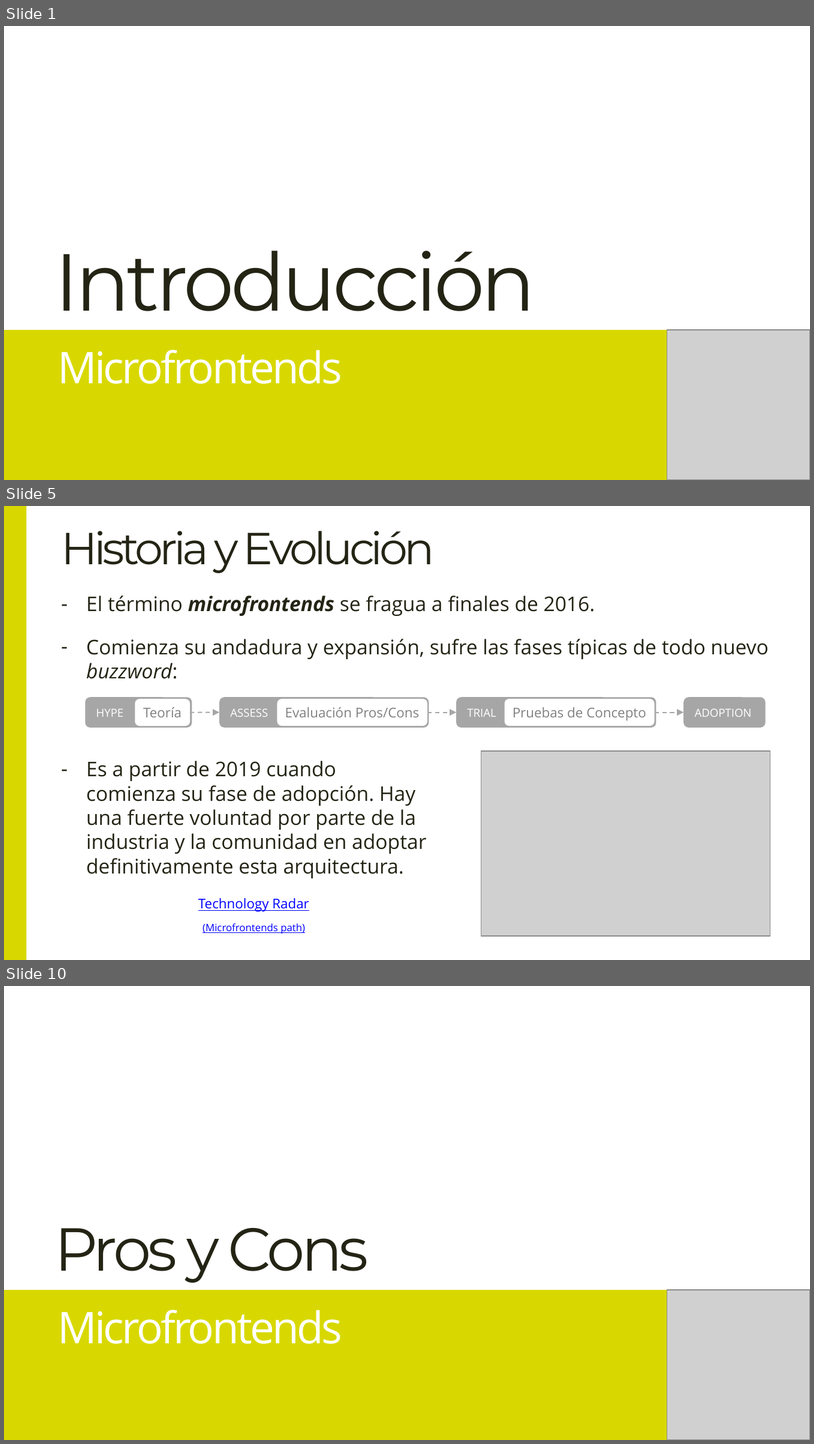
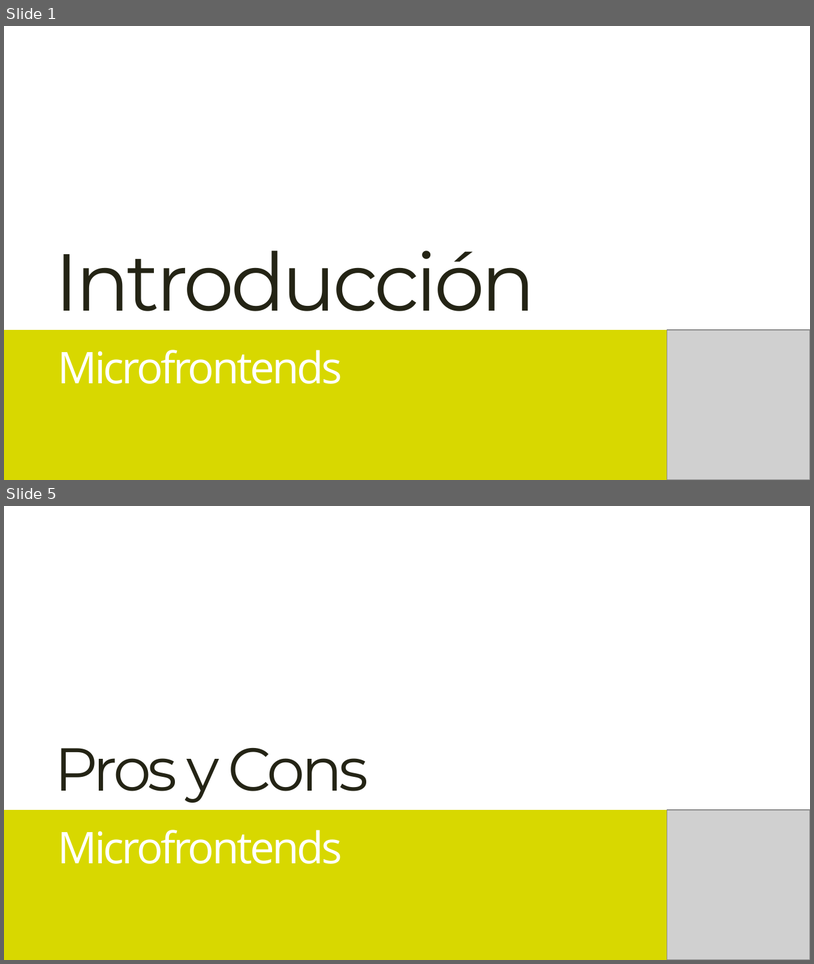
Before and after one commit to Lemoncode/master-frontend-lemoncode, a slide deck: 04-frameworks/16-microfrontends/00-teoría/00-introducción-a-microfrontends.pptx. Shown one above the other, each under a label of ours: slides 1, 5 and 10 before the commit, slides 1 and 5 after it; the slides between them are not shown. The pictures are 814x1444 and 814x964 pixels, drawn with LibreOffice and Linux fonts; fonts in the diff are those of the drawing; grey boxes stand for pictures. Boxes give left, top, right and bottom in pixels: in the first picture for what was removed or moved away, otherwise in the second. Text is boxed around its words. In the diff, an @@ line names an element or a change of style, - is before the commit and + after.

Commit message:
actualizar teoría

```diff
--- a/04-frameworks/16-microfrontends/00-teoría/00-introducción-a-microfrontends.pptx
+++ b/04-frameworks/16-microfrontends/00-teoría/00-introducción-a-microfrontends.pptx
@@ slide 5 removed at (4, 506, 810, 960), background #FFFFFF @@
@@ rectangle removed at (4, 506, 27, 959) @@
@@ title removed at (61, 531, 435, 573) @@
-Historia y Evolución
@@ text removed at (86, 595, 596, 616) @@
-– El término microfrontends se fragua a finales de 2016.
@@ text removed at (86, 639, 768, 679) @@
-– Comienza su andadura y expansión, sufre las fases típicas de todo nuevo buzzword:
@@ rounded rectangle removed at (86, 697, 192, 728) @@
-HYPE
@@ rounded rectangle removed at (135, 699, 189, 726) @@
-Teoría
@@ rounded rectangle removed at (219, 697, 429, 728) @@
-ASSESS
@@ rounded rectangle removed at (456, 697, 656, 728) @@
-TRIAL
@@ rounded rectangle removed at (684, 697, 765, 728) @@
-ADOPTION
@@ arrow removed from (190, 712) to (219, 712) @@
@@ text removed at (285, 707, 420, 717) @@
-Evaluación Pros/Cons
@@ arrow removed from (428, 712) to (456, 712) @@
@@ text removed at (513, 707, 647, 721) @@
-Pruebas de Concepto
@@ arrow removed from (655, 712) to (684, 712) @@
@@ picture removed at (482, 751, 771, 936) @@
@@ text removed at (86, 760, 426, 878) @@
-– Es a partir de 2019 cuando comienza su fase de adopción. Hay una fuerte voluntad por parte de la industria y la comunidad en adoptar definitivamente esta arquitectura.
@@ text removed at (198, 898, 309, 912) @@
-Technology Radar
@@ text removed at (203, 923, 305, 933) @@
-(Microfrontends path)
@@ what was slide 10 is now slide 5 @@
```
Also in this commit, not shown: 7 slides changed, 3 slides added, 5 other slides removed.
